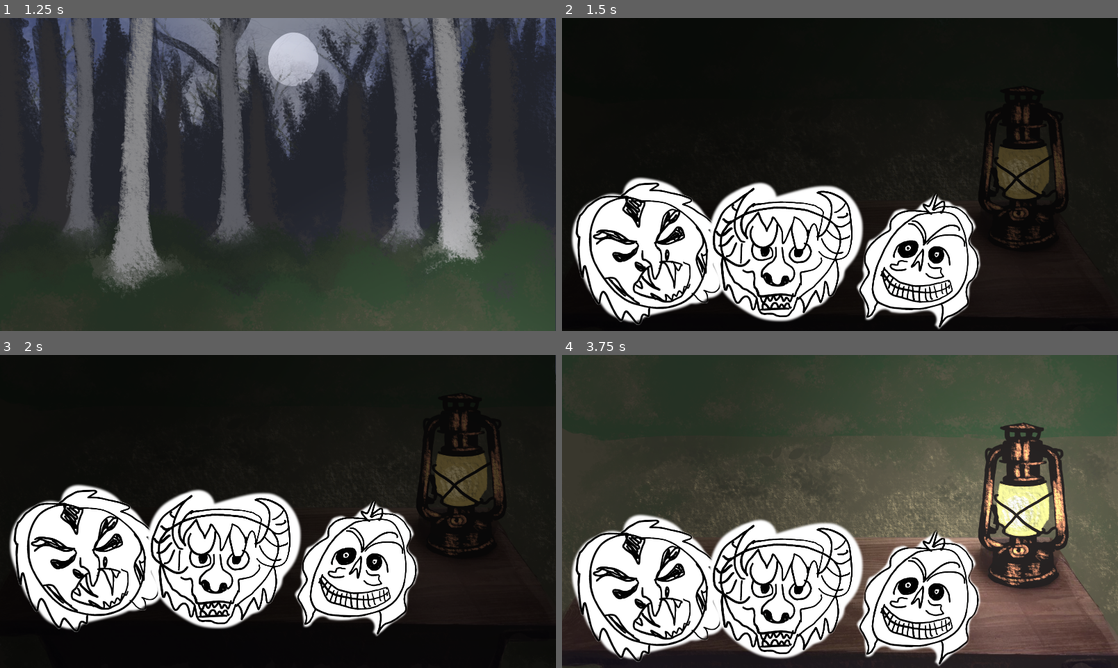
Above: before the commit, frames 1-4 (two rows, left to right).
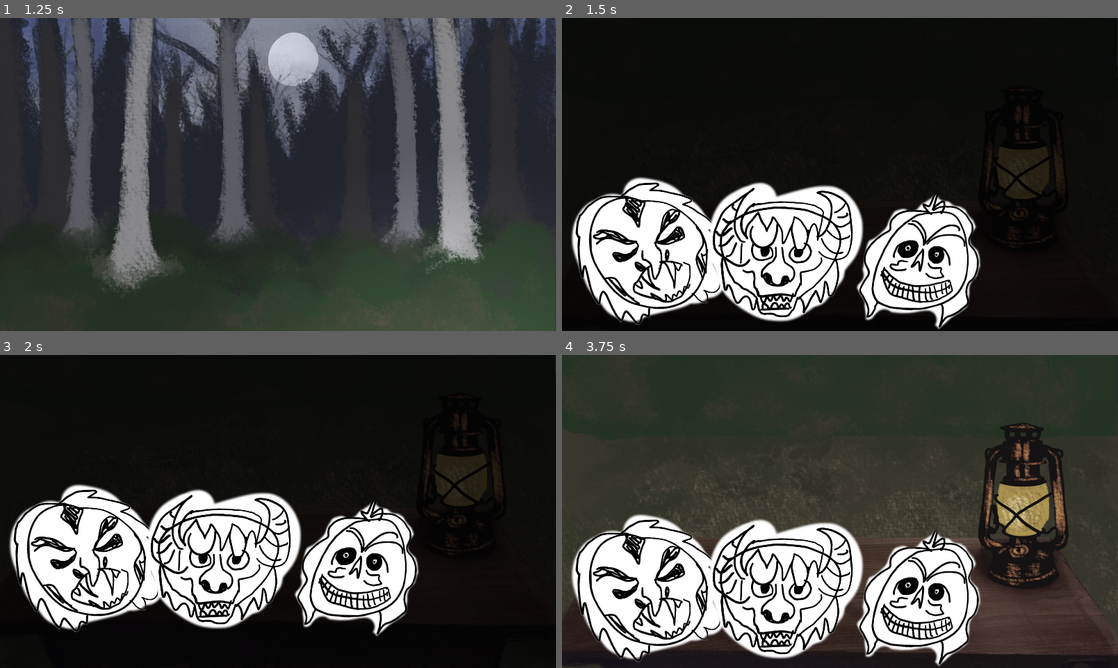
Above: after the commit, the same moments.

Repository: serrureriehurluberlesque/GGJ2026
Game: Godot game, scene res://scenes/main/main.tscn
Same seed, same stepped clock (60 frames per second), same inputs: the game is played once before the commit and once after it. The engine's default icon, where the game draws it, is replaced by a stand-in: a white triangle on a blue panel in a dark square.
Inputs (mouse positions are in pixels of both pictures, inside the frame that each line leads up to):
- Up to frame 1 (1.25 s): tap Enter at 0.5 s; move the mouse to (400, 158) at 0.52 s; hold Up (ui_up) from 0.53 s (still down); hold E (activate) from 0.53 s (still down); click (400, 158) at 0.67 s
- Up to frame 2 (1.5 s): tap Space at 1.25 s; move the mouse to (728, 190) at 1.27 s; release Up (ui_up) at 1.28 s; release E (activate) at 1.28 s; hold Down (ui_down) from 1.28 s (still down); tap E (activate) at 1.35 s
- Up to frame 3 (2 s): keep holding Down (ui_down)
- Up to frame 4 (3.75 s): tap Enter at 2, 3.5 s; move the mouse to (650, 558) at 2.02 s; release Down (ui_down) at 2.03 s; press the mouse at (650, 558) at 2.03 s; hold Up (ui_up) 2.03-3.53 s; tap E (activate) at 2.3, 2.85 s; tap Space at 2.75 s; move the mouse to (812, 574) at 2.77 s; release the mouse at (812, 574) at 2.78 s; click (812, 574) at 2.92 s; move the mouse to (1006, 558) at 3.52 s; hold Down (ui_down) from 3.53 s (still down); hold E (activate) from 3.53 s (still down)

Frame 1 is identical in both runs. In frame 2, 2.4% of the frame differs, in the area x 34-91%, y 28-99%; in frame 3, 2.6%; in frame 4, 35%, in the area x 34-100%, y 0-99%.

Commit message:
light off

Diff:
--- a/ggj2026/scenes/main/main.gd
+++ b/ggj2026/scenes/main/main.gd
@@ -39,6 +39,7 @@
 			# Switch light
 			light_on = !light_on
 			%bg_light.modulate = Color("#fff") if light_on else Color("#3b3b3b")
+			$PointLight2D.enabled = false
 			send_visibility_to_monsters()
 
 	if mask_on and event.is_action_pressed("click") and not $AnimationPlayer.is_playing():
